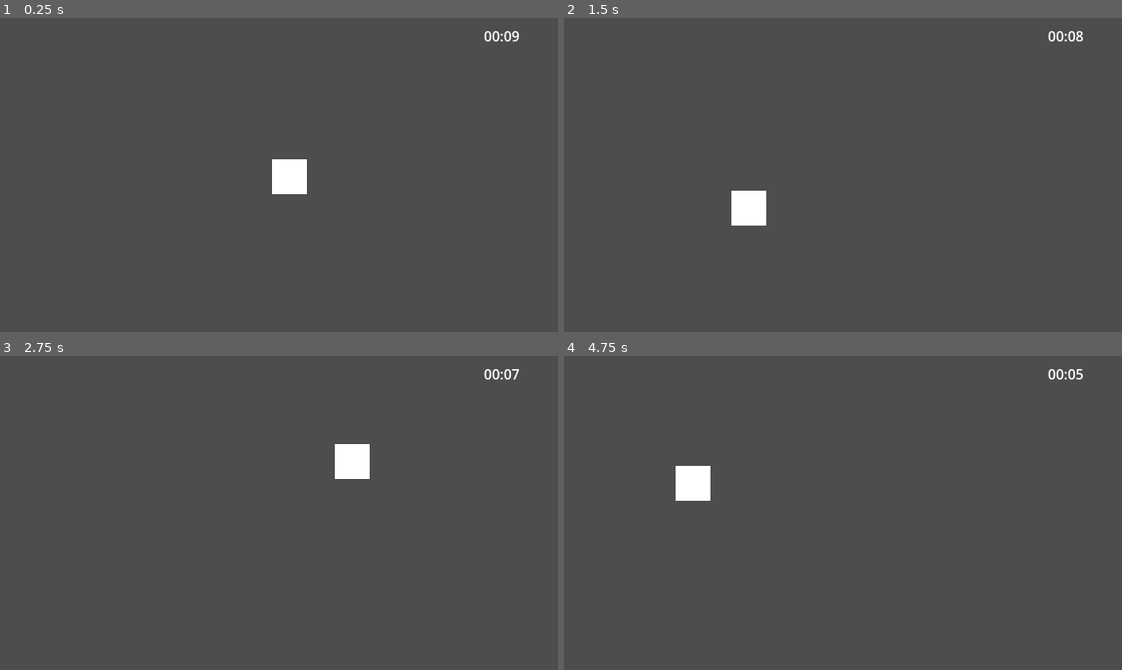
Above: before the commit, frames 1-4 (two rows, left to right).
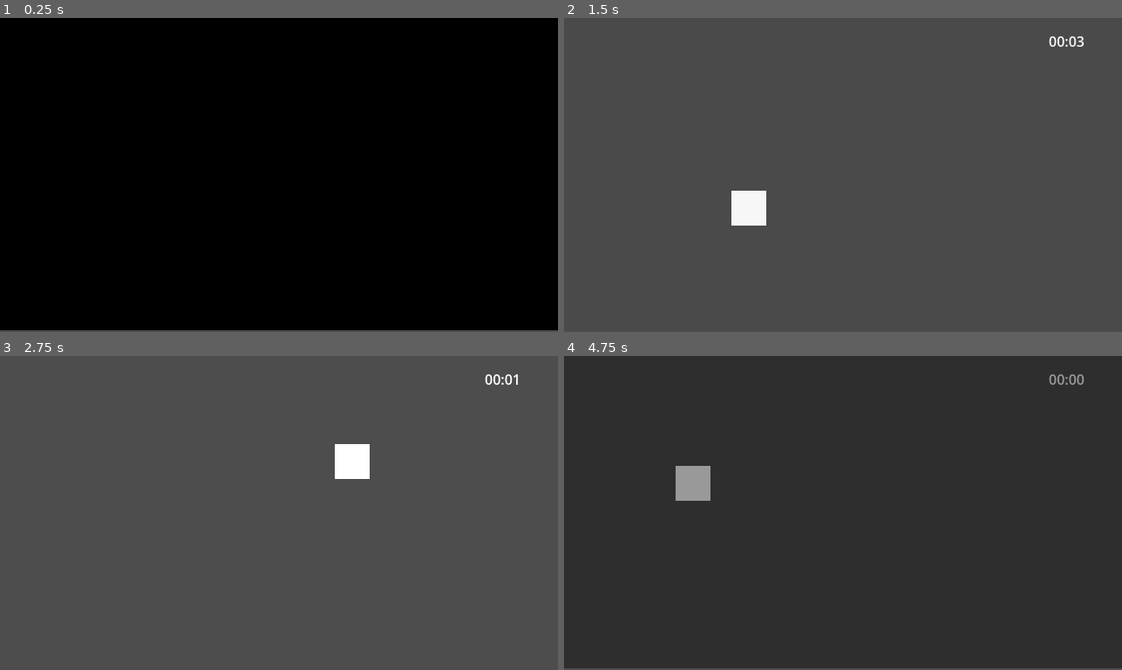
Above: after the commit, the same moments.

Repository: milk9111/godot-wild-jam-79
Game: Godot game, scene res://game.tscn
Same seed, same stepped clock (60 frames per second), same inputs: the game is played once before the commit and once after it. Before the commit the project starts from res://day_manager.tscn.
Inputs (mouse positions are in pixels of both pictures, inside the frame that each line leads up to):
- Up to frame 1 (0.25 s): no input
- Up to frame 2 (1.5 s): tap Enter at 0.5 s; move the mouse to (854, 178) at 0.52 s; move the mouse to (731, 190) at 1.27 s
- Up to frame 3 (2.75 s): tap Space at 2 s; move the mouse to (334, 443) at 2.02 s
- Up to frame 4 (4.75 s): tap Enter at 2.75 s; move the mouse to (815, 575) at 2.77 s; tap Space at 3.5 s; move the mouse to (1010, 560) at 3.52 s; move the mouse to (675, 465) at 4.27 s

The runs differ from the first frame. In frame 1, 99% of the frame differs, in the area x 0-100%, y 0-100%; in frame 2, 0.2%; in frame 3, 0.2%; in frame 4, 99%.

Commit message:
Adding in day transition

Diff:
--- a/clock.gd
+++ b/clock.gd
@@ -5,17 +5,36 @@
 @onready var label = $Label
 @onready var timer = $Timer
 
+var _is_ended
+
+func initialize():
+	_update_time_left_to_live(timer.wait_time)
+
+
 func start():
+	_is_ended = false
 	timer.start()
+	initialize()
 
-func _process(delta):
-	label.text = "%02d:%02d" % _time_left_to_live()
 
-func _time_left_to_live():
-	var time_left = timer.time_left
+func _ready():
+	_is_ended = true
+	initialize()
+
+
+func _process(_delta):
+	if _is_ended:
+		return
+
+	_update_time_left_to_live(timer.time_left)
+
+
+func _update_time_left_to_live(time_left):
 	var minute = floor(time_left / 60)
 	var second = int(time_left) % 60
-	return [minute, second]
+	label.text = "%02d:%02d" % [minute, second]
+
 
 func _on_timer_timeout():
+	_is_ended = true
 	timeout.emit()
--- a/clock.tscn
+++ b/clock.tscn
@@ -11,7 +11,7 @@
 text = "12:00 AM"
 
 [node name="Timer" type="Timer" parent="."]
-wait_time = 10.0
+wait_time = 3.0
 one_shot = true
 
 [connection signal="timeout" from="Timer" to="." method="_on_timer_timeout"]
--- /dev/null
+++ b/credits.tscn
@@ -0,0 +1,30 @@
+[gd_scene format=3 uid="uid://bob6ygydg1dru"]
+
+[node name="Credits" type="Node2D"]
+
+[node name="CanvasLayer" type="CanvasLayer" parent="."]
+
+[node name="ColorRect" type="ColorRect" parent="CanvasLayer"]
+anchors_preset = 15
+anchor_right = 1.0
+anchor_bottom = 1.0
+grow_horizontal = 2
+grow_vertical = 2
+color = Color(0, 0, 0, 1)
+
+[node name="CenterContainer" type="CenterContainer" parent="CanvasLayer"]
+anchors_preset = 8
+anchor_left = 0.5
+anchor_top = 0.5
+anchor_right = 0.5
+anchor_bottom = 0.5
+offset_left = -73.5
+offset_top = -11.5
+offset_right = 73.5
+offset_bottom = 11.5
+grow_horizontal = 2
+grow_vertical = 2
+
+[node name="Label" type="Label" parent="CanvasLayer/CenterContainer"]
+layout_mode = 2
+text = "Thanks for playing!"
--- a/day_manager.gd
+++ b/day_manager.gd
@@ -1,19 +1,35 @@
+class_name DayManager
 extends Node2D
 
 signal day_started
 signal day_ended
+signal internship_ended
+
+@export var days : Array[PackedScene]
 
 @onready var clock = $Clock
 
+var _current_day_index : int
+
 func _ready():
-	_start_day()
+	_current_day_index = 0
 
 func _on_clock_timeout():
-	_end_day()
+	end_day()
 
-func _start_day():
+func start_day():
 	clock.start()
 	day_started.emit()
 
-func _end_day():
-	day_ended.emit()
+func end_day():
+	_current_day_index += 1
+	if _current_day_index < days.size():
+		day_ended.emit()
+	else:
+		internship_ended.emit()
+
+func get_current_day_scene() -> PackedScene:
+	if _current_day_index >= days.size():
+		return null
+
+	return days[_current_day_index]
--- a/day_manager.tscn
+++ b/day_manager.tscn
@@ -1,47 +1,15 @@
 [gd_scene load_steps=5 format=3 uid="uid://wa1i5183d2r0"]
 
 [ext_resource type="Script" uid="uid://d2ru0fsjyknfa" path="res://day_manager.gd" id="1_8ihrk"]
+[ext_resource type="PackedScene" uid="uid://df0lpevlmgut" path="res://mouse_tester.tscn" id="2_at7b0"]
 [ext_resource type="PackedScene" uid="uid://bkhy8ul4b81ku" path="res://clock.tscn" id="2_kl21o"]
-
-[sub_resource type="GDScript" id="GDScript_8ihrk"]
-script/source = "extends Area2D
-
-var _is_mouse_hovering
-
-func _input(event):
-	position = get_viewport().get_mouse_position()
-
-func _on_day_manager_day_started():
-	set_process_mode(ProcessMode.PROCESS_MODE_INHERIT)
-
-
-func _on_day_manager_day_ended():
-	set_process_mode(ProcessMode.PROCESS_MODE_DISABLED)
-"
-
-[sub_resource type="RectangleShape2D" id="RectangleShape2D_kl21o"]
-size = Vector2(38, 36)
+[ext_resource type="PackedScene" uid="uid://dk2prnnpuoi8c" path="res://mouse_tester_2.tscn" id="3_2ux1y"]
 
 [node name="DayManager" type="Node2D"]
 script = ExtResource("1_8ihrk")
-
-[node name="MouseTester" type="Area2D" parent="."]
-position = Vector2(312, 162)
-script = SubResource("GDScript_8ihrk")
-
-[node name="CollisionShape2D" type="CollisionShape2D" parent="MouseTester"]
-position = Vector2(20, 20)
-shape = SubResource("RectangleShape2D_kl21o")
-
-[node name="ColorRect" type="ColorRect" parent="MouseTester"]
-offset_right = 40.0
-offset_bottom = 40.0
+days = Array[PackedScene]([ExtResource("2_at7b0"), ExtResource("3_2ux1y")])
 
 [node name="Clock" parent="." instance=ExtResource("2_kl21o")]
-position = Vector2(555, 9)
+position = Vector2(-1, 0)
 
-[connection signal="day_ended" from="." to="MouseTester" method="_on_day_manager_day_ended"]
-[connection signal="day_started" from="." to="MouseTester" method="_on_day_manager_day_started"]
-[connection signal="mouse_entered" from="MouseTester" to="MouseTester" method="_on_mouse_entered"]
-[connection signal="mouse_exited" from="MouseTester" to="MouseTester" method="_on_mouse_exited"]
 [connection signal="timeout" from="Clock" to="." method="_on_clock_timeout"]
--- /dev/null
+++ b/day_transition.tscn
@@ -0,0 +1,72 @@
+[gd_scene load_steps=5 format=3 uid="uid://3e5vl55s2u0u"]
+
+[sub_resource type="Animation" id="Animation_vessc"]
+resource_name = "fade_in"
+length = 0.5
+tracks/0/type = "value"
+tracks/0/imported = false
+tracks/0/enabled = true
+tracks/0/path = NodePath("DayTransition/ColorRect:color")
+tracks/0/interp = 1
+tracks/0/loop_wrap = true
+tracks/0/keys = {
+"times": PackedFloat32Array(0, 0.5),
+"transitions": PackedFloat32Array(1, 1),
+"update": 0,
+"values": [Color(0, 0, 0, 0), Color(0, 0, 0, 1)]
+}
+
+[sub_resource type="Animation" id="Animation_fpm1c"]
+length = 0.001
+tracks/0/type = "value"
+tracks/0/imported = false
+tracks/0/enabled = true
+tracks/0/path = NodePath("DayTransition/ColorRect:color")
+tracks/0/interp = 1
+tracks/0/loop_wrap = true
+tracks/0/keys = {
+"times": PackedFloat32Array(0),
+"transitions": PackedFloat32Array(1),
+"update": 0,
+"values": [Color(0, 0, 0, 1)]
+}
+
+[sub_resource type="Animation" id="Animation_p7vur"]
+resource_name = "fade_out"
+length = 1.5
+tracks/0/type = "value"
+tracks/0/imported = false
+tracks/0/enabled = true
+tracks/0/path = NodePath("DayTransition/ColorRect:color")
+tracks/0/interp = 1
+tracks/0/loop_wrap = true
+tracks/0/keys = {
+"times": PackedFloat32Array(0, 1, 1.5),
+"transitions": PackedFloat32Array(1, 1, 1),
+"update": 0,
+"values": [Color(0, 0, 0, 1), Color(0, 0, 0, 1), Color(0, 0, 0, 0)]
+}
+
+[sub_resource type="AnimationLibrary" id="AnimationLibrary_p7vur"]
+_data = {
+&"RESET": SubResource("Animation_fpm1c"),
+&"fade_in": SubResource("Animation_vessc"),
+&"fade_out": SubResource("Animation_p7vur")
+}
+
+[node name="DayTransition" type="AnimationPlayer"]
+libraries = {
+&"": SubResource("AnimationLibrary_p7vur")
+}
+
+[node name="ColorRect" type="ColorRect" parent="."]
+anchors_preset = 15
+anchor_right = 1.0
+anchor_bottom = 1.0
+offset_top = -2.0
+offset_bottom = -2.0
+grow_horizontal = 2
+grow_vertical = 2
+size_flags_horizontal = 3
+size_flags_vertical = 3
+color = Color(0, 0, 0, 0)
--- /dev/null
+++ b/game.gd
@@ -0,0 +1,53 @@
+extends Node
+
+@onready var day_manager : DayManager = $DayManager
+@onready var day_holder : Node = $DayHolder
+@onready var day_transition = $DayTransition
+
+var _reached_end_of_internship
+
+func _ready():
+	_reached_end_of_internship = false
+	_load_next_day()
+
+
+func _set_day_holder(day_scene : PackedScene):
+	if day_scene == null:
+		return
+
+	for child in day_holder.get_children():
+		day_holder.remove_child(child)
+
+	day_holder.add_child(day_scene.instantiate())
+
+
+func _load_next_day():
+	day_manager.clock.initialize()
+	_set_day_holder(day_manager.get_current_day_scene())
+	day_transition.play("fade_out")
+	# unpause player input
+
+
+func _unload_current_day():
+	# pause player input
+	day_transition.play("fade_in")
+
+
+func _on_day_manager_day_ended():
+	_unload_current_day()
+
+
+func _on_day_manager_internship_ended():
+	_reached_end_of_internship = true
+	_unload_current_day()
+
+
+func _on_day_transition_animation_finished(anim_name):
+	match anim_name:
+		"fade_out":
+			day_manager.start_day()
+		"fade_in":
+			if _reached_end_of_internship:
+				get_tree().change_scene_to_file("res://credits.tscn")
+			else:
+				_load_next_day()
--- /dev/null
+++ b/game.tscn
@@ -0,0 +1,19 @@
+[gd_scene load_steps=4 format=3 uid="uid://cuclpry2ndhpk"]
+
+[ext_resource type="PackedScene" uid="uid://wa1i5183d2r0" path="res://day_manager.tscn" id="1_80nbo"]
+[ext_resource type="Script" uid="uid://cy61n3qf3jchw" path="res://game.gd" id="1_e2o6t"]
+[ext_resource type="PackedScene" uid="uid://3e5vl55s2u0u" path="res://day_transition.tscn" id="3_feb5d"]
+
+[node name="Game" type="Node"]
+script = ExtResource("1_e2o6t")
+
+[node name="DayManager" parent="." instance=ExtResource("1_80nbo")]
+position = Vector2(557, 15)
+
+[node name="DayHolder" type="Node" parent="."]
+
+[node name="DayTransition" parent="." instance=ExtResource("3_feb5d")]
+
+[connection signal="day_ended" from="DayManager" to="." method="_on_day_manager_day_ended"]
+[connection signal="internship_ended" from="DayManager" to="." method="_on_day_manager_internship_ended"]
+[connection signal="animation_finished" from="DayTransition" to="." method="_on_day_transition_animation_finished"]
--- /dev/null
+++ b/mouse_tester.gd
@@ -0,0 +1,13 @@
+extends Area2D
+
+var _is_mouse_hovering
+
+func _input(event):
+	position = get_viewport().get_mouse_position()
+
+func _on_day_manager_day_started():
+	set_process_mode(ProcessMode.PROCESS_MODE_INHERIT)
+
+
+func _on_day_manager_day_ended():
+	set_process_mode(ProcessMode.PROCESS_MODE_DISABLED)
--- /dev/null
+++ b/mouse_tester.tscn
@@ -0,0 +1,20 @@
+[gd_scene load_steps=3 format=3 uid="uid://df0lpevlmgut"]
+
+[ext_resource type="Script" uid="uid://k7yh8h7kfn2o" path="res://mouse_tester.gd" id="1_yn6mn"]
+
+[sub_resource type="RectangleShape2D" id="RectangleShape2D_kl21o"]
+size = Vector2(38, 36)
+
+[node name="MouseTester" type="Area2D"]
+script = ExtResource("1_yn6mn")
+
+[node name="CollisionShape2D" type="CollisionShape2D" parent="."]
+position = Vector2(20, 20)
+shape = SubResource("RectangleShape2D_kl21o")
+
+[node name="ColorRect" type="ColorRect" parent="."]
+offset_right = 40.0
+offset_bottom = 40.0
+
+[connection signal="mouse_entered" from="." to="." method="_on_mouse_entered"]
+[connection signal="mouse_exited" from="." to="." method="_on_mouse_exited"]
--- /dev/null
+++ b/mouse_tester_2.tscn
@@ -0,0 +1,21 @@
+[gd_scene load_steps=3 format=3 uid="uid://dk2prnnpuoi8c"]
+
+[ext_resource type="Script" uid="uid://k7yh8h7kfn2o" path="res://mouse_tester.gd" id="1_lb01r"]
+
+[sub_resource type="RectangleShape2D" id="RectangleShape2D_kl21o"]
+size = Vector2(38, 36)
+
+[node name="MouseTester" type="Area2D"]
+script = ExtResource("1_lb01r")
+
+[node name="CollisionShape2D" type="CollisionShape2D" parent="."]
+position = Vector2(20, 20)
+shape = SubResource("RectangleShape2D_kl21o")
+
+[node name="ColorRect" type="ColorRect" parent="."]
+offset_right = 40.0
+offset_bottom = 40.0
+color = Color(0.897371, 0, 0.0908953, 1)
+
+[connection signal="mouse_entered" from="." to="." method="_on_mouse_entered"]
+[connection signal="mouse_exited" from="." to="." method="_on_mouse_exited"]
--- a/project.godot
+++ b/project.godot
@@ -11,9 +11,14 @@
 [application]
 
 config/name="godot-wild-jam-79"
-run/main_scene="uid://wa1i5183d2r0"
+run/main_scene="uid://cuclpry2ndhpk"
 config/features=PackedStringArray("4.4", "GL Compatibility")
 config/icon="res://icon.svg"
+run/stretch/mode="disabled"
+run/size/resizable=true
+run/size/viewport_height=648
+run/size/viewport_width=1152
+run/name="New Game Project"
 
 [display]
 
Not shown, added: game.gd.uid
Not shown, added: mouse_tester.gd.uid
